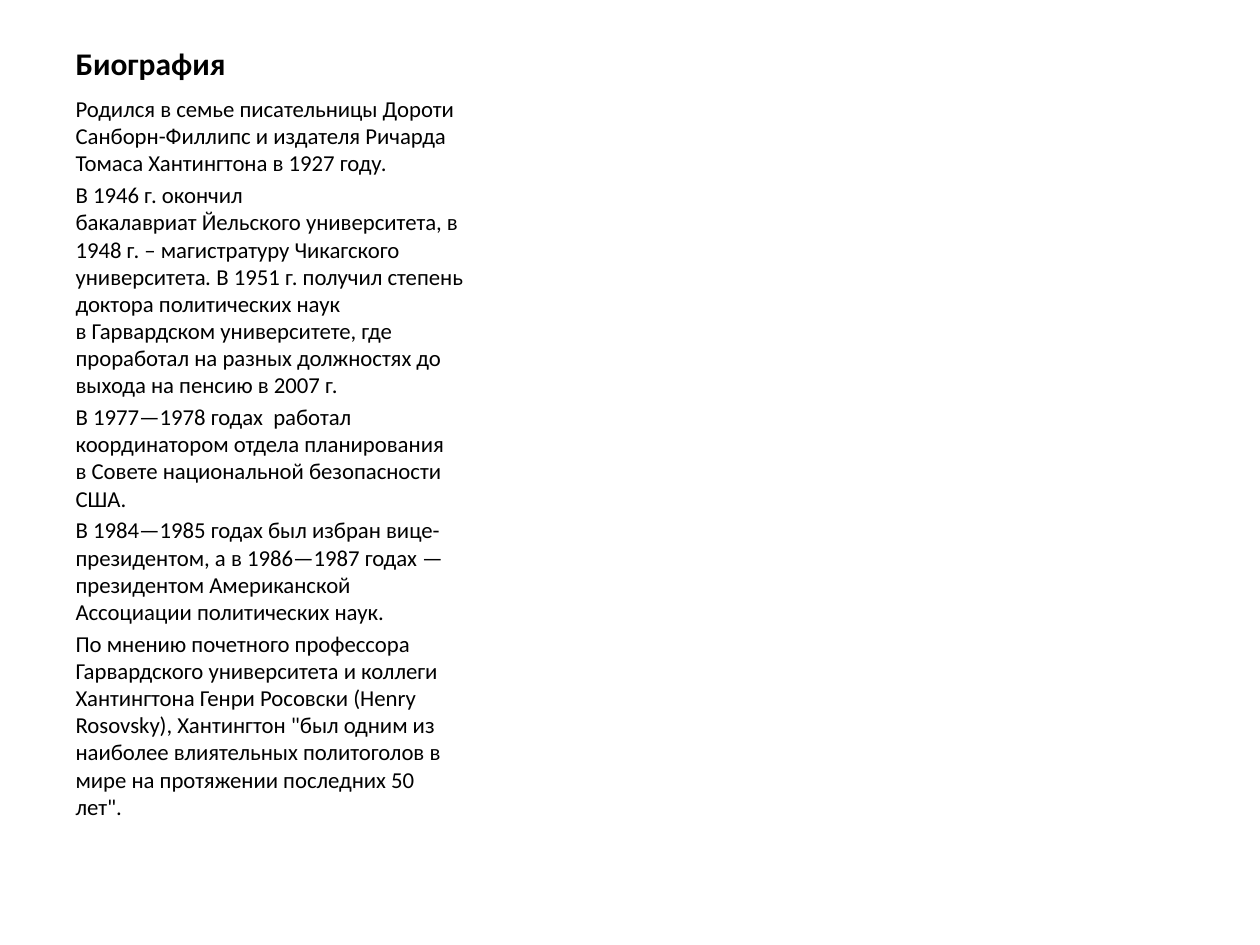
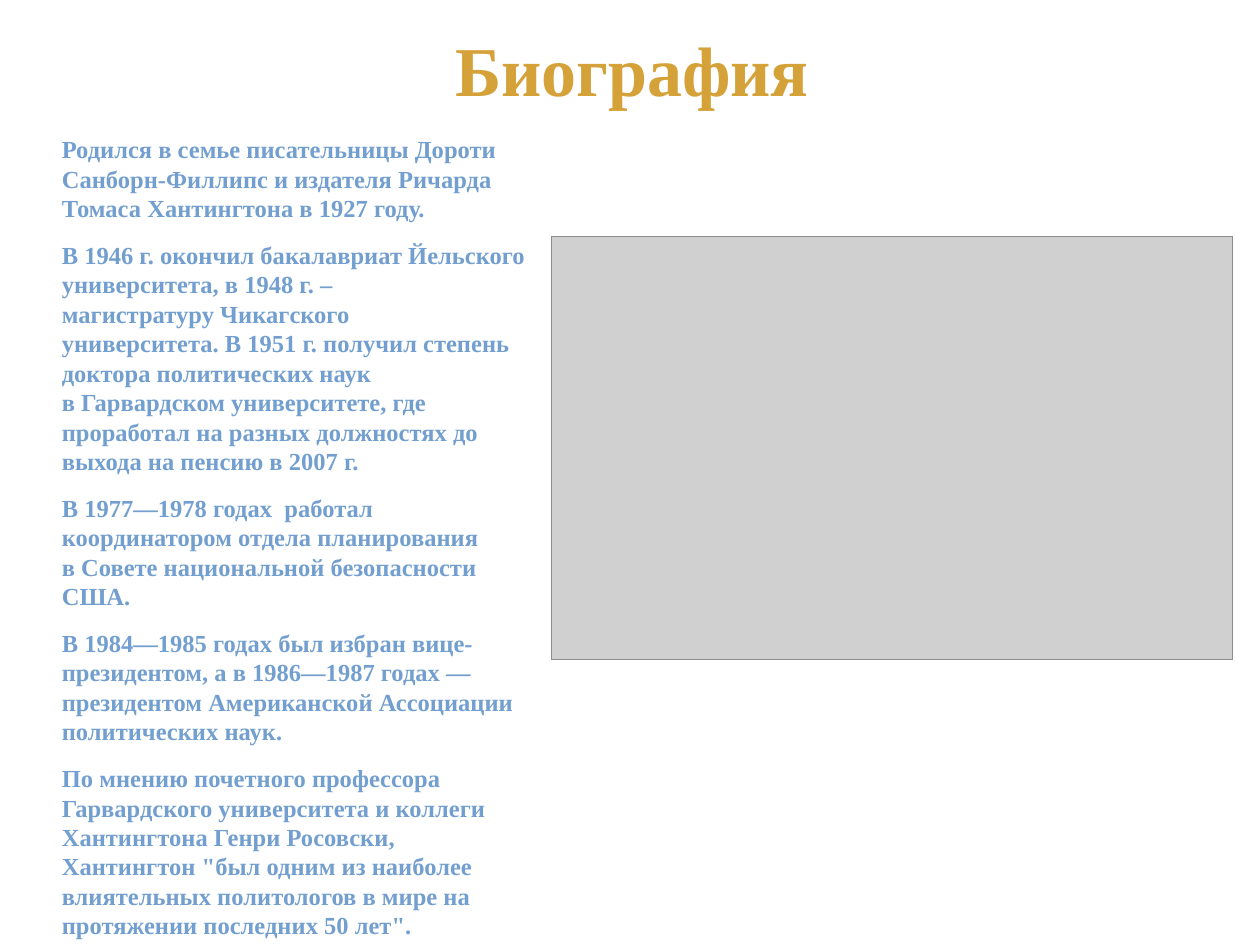
Before and after one commit to IAKalash/MyRep, a slide deck: slide 2 of Other/Сэмюэл Филлипс Хантингтон.pptx. Drawn at 1260x945 pixels with LibreOffice and Linux fonts; fonts in the diff are those of the drawing; grey boxes stand for pictures; background and template pictures are left out. Boxes give left, top, right and bottom in pixels: in the first picture for what was removed or moved away, otherwise in the second. Text is boxed around its words. In the diff, an @@ line names an element or a change of style, - is before the commit and + after.

Commit message:
Хантингтон

```diff
--- a/Other/Сэмюэл Филлипс Хантингтон.pptx
+++ b/Other/Сэмюэл Филлипс Хантингтон.pptx
@@ title "Биография" at box(455, 47, 809, 109): size 18 to 40 pt, font Calibri to Times New Roman, text colour #000000 to #D5A239; alignment left to centre; line spacing 1 to 0.9 @@
@@ text "Родился в семье писательницы Дороти ...": place and size @@
-text "Родился в семье писательницы Дороти ..." at box(76, 102, 463, 815)
+text "Родился в семье писательницы Дороти ..." at box(62, 142, 524, 879)
@@ text at box(62, 142, 524, 745): size 12.9 to 14 pt, font Calibri to Times New Roman, text colour #000000 to #729FCF, bold on in "Родился в семье писательницы Дороти Санборн-Филлипс и ...", "В 1946 г. окончил бакалавриат Йельского университета, ...", "В 1977—1978 годах работал координатором отдела планирования ...", "В 1984—1985 годах был избран вице-президентом, а ..."; italic off in "университета."; more space between paragraphs @@
@@ picture added at box(551, 236, 1232, 659) @@
@@ text at box(62, 770, 485, 879): text changed; size 12.9 to 14 pt; font Calibri to Times New Roman; text colour #000000 to #729FCF; bold on @@
-По мнению почетного профессора Гарвардского университета и коллеги Хантингтона Генри Росовски (Henry Rosovsky), Хантингтон "был одним из наиболее влиятельных политоголов в мире на протяжении последних 50 лет".
+По мнению почетного профессора Гарвардского университета и коллеги Хантингтона Генри Росовски, Хантингтон "был одним из наиболее влиятельных политологов в мире на протяжении последних 50 лет".
```
Also in this commit, not shown: 6 other slides changed, 1 other file.
